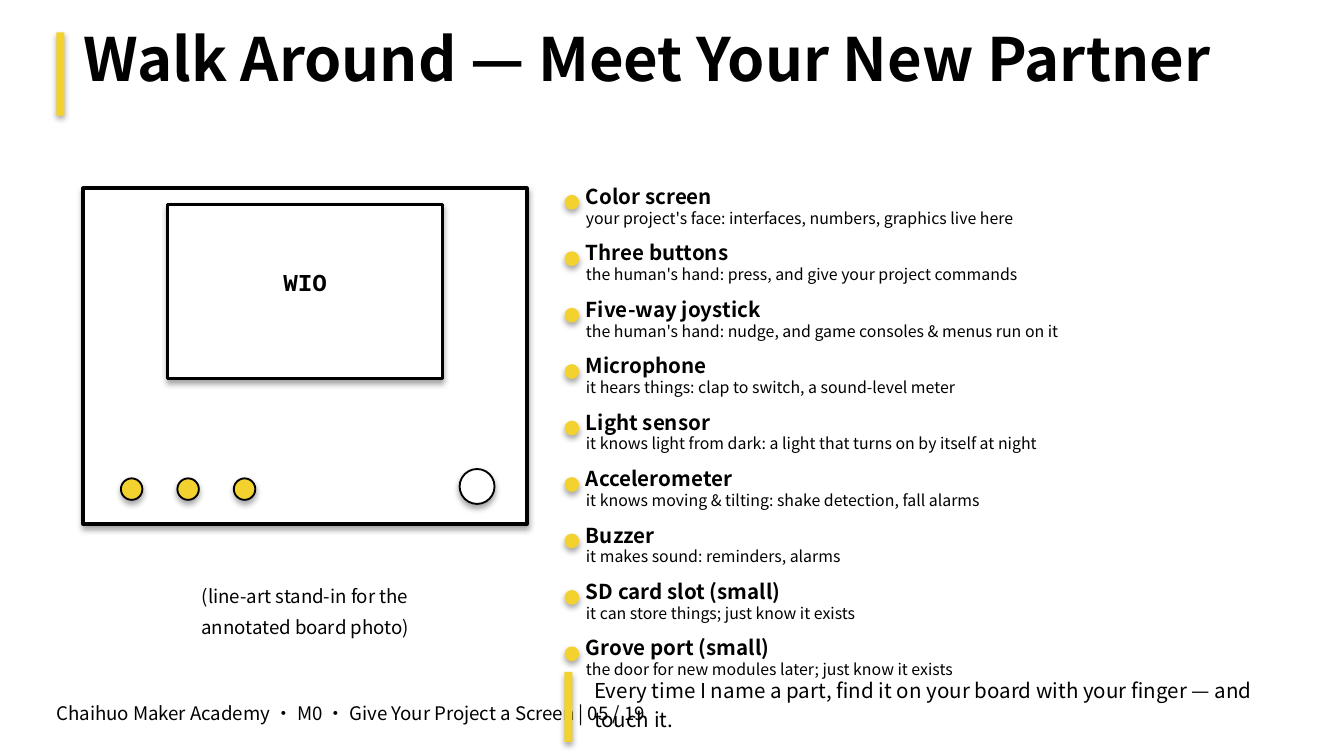
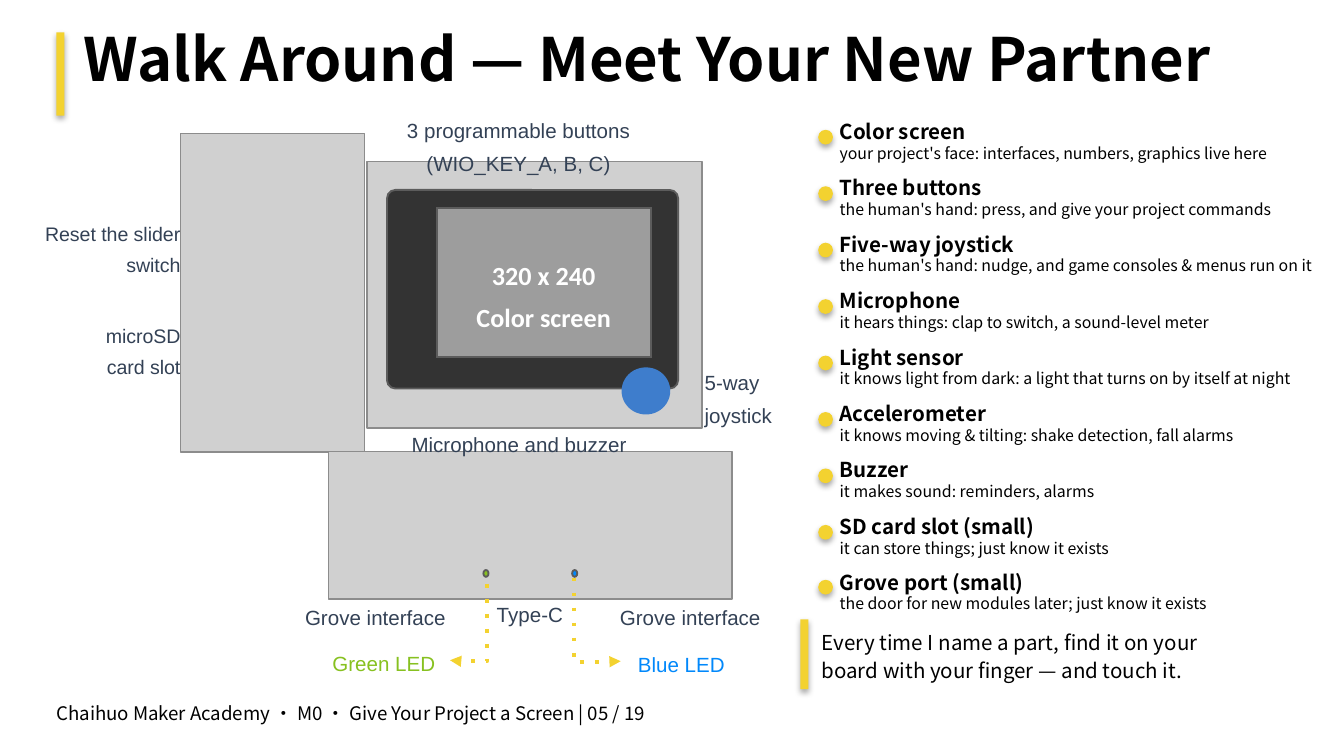
Before and after one commit to mouseart2025/courses-M0, a slide deck: slide 5 of en/03_Deliverables/PPTX/M0_EN_Deck_CFG-5_Lesson03_GiveYourProjectAScreen_v1.pptx. Drawn at 1344x756 pixels with LibreOffice and Linux fonts; fonts in the diff are those of the drawing; grey boxes stand for pictures. Boxes give left, top, right and bottom in pixels: in the first picture for what was removed or moved away, otherwise in the second. Text is boxed around its words. In the diff, an @@ line names an element or a change of style, - is before the commit and + after.

```diff
--- a/en/03_Deliverables/PPTX/M0_EN_Deck_CFG-5_Lesson03_GiveYourProjectAScreen_v1.pptx
+++ b/en/03_Deliverables/PPTX/M0_EN_Deck_CFG-5_Lesson03_GiveYourProjectAScreen_v1.pptx
@@ rectangle removed at [0, 0, 1344, 755] @@
@@ picture added at [180, 133, 364, 452] @@
@@ text added at [407, 123, 629, 175], 11 pt, text #334155 @@
+3 programmable buttons
+(WIO_KEY_A, B, C)
@@ rectangle removed at [83, 188, 527, 524] @@
@@ rectangle removed at [168, 204, 444, 379] @@
@@ text added at [45, 225, 181, 272], 10.5 pt, text #334155 @@
+Reset the slider switch
@@ 18 texts, 9 ellipses: place and size @@
-18 texts, 9 ellipses at [564, 187, 1058, 679]
+18 texts, 9 ellipses at [818, 122, 1312, 613]
@@ text removed at [283, 274, 327, 292] @@
-WIO
@@ text added at [106, 328, 181, 374], 10.5 pt, text #334155 @@
+microSD card slot
@@ group added at [367, 161, 702, 427]: 1 picture, 1 rounded rectangle, 1 rectangle, 1 text, 1 ellipse @@
+320 x 240
+Color screen
@@ text added at [705, 376, 772, 428], 11 pt, text #334155 @@
+5-way joystick
@@ text added at [412, 436, 627, 456], 11 pt, text #334155 @@
+Microphone and buzzer
@@ ellipse removed at [121, 478, 142, 500] @@
@@ ellipse removed at [177, 478, 199, 500] @@
@@ ellipse removed at [234, 478, 255, 500] @@
@@ picture added at [328, 452, 731, 599] @@
@@ ellipse removed at [460, 469, 495, 504] @@
@@ text removed at [202, 588, 409, 607] @@
-(line-art stand-in for the
@@ elbow arrow added from (488, 583) to (450, 660), #F3D230 2 pt dashed @@
@@ ellipse added at [484, 570, 489, 577], fill #87C120, outline #5C5C5C 1 pt @@
@@ ellipse added at [573, 570, 578, 577], fill #0188FB, outline #5C5C5C 1 pt @@
@@ elbow arrow added from (574, 578) to (621, 661), #F3D230 2 pt dashed @@
@@ text removed at [201, 619, 409, 639] @@
-annotated board photo)
@@ text added at [305, 610, 446, 625], 11 pt, text #334155 @@
+Grove interface
@@ text added at [497, 607, 563, 627], 11 pt, text #334155 @@
+Type-C
@@ text added at [620, 610, 761, 625], 11 pt, text #334155 @@
+Grove interface
@@ rectangle: place and size @@
-rectangle at [564, 672, 573, 742]
+rectangle at [801, 620, 809, 689]
@@ text "Every time I name a ..." rewrapped from [594, 678, 1252, 728] to [822, 633, 1198, 683] @@
@@ text added at [332, 656, 435, 671], 11 pt, text #87C120 @@
+Green LED
@@ text added at [638, 657, 725, 673], 11 pt, text #0188FB @@
+Blue LED
```
Also in this commit, not shown: 4 other slides changed, 27 other files.
